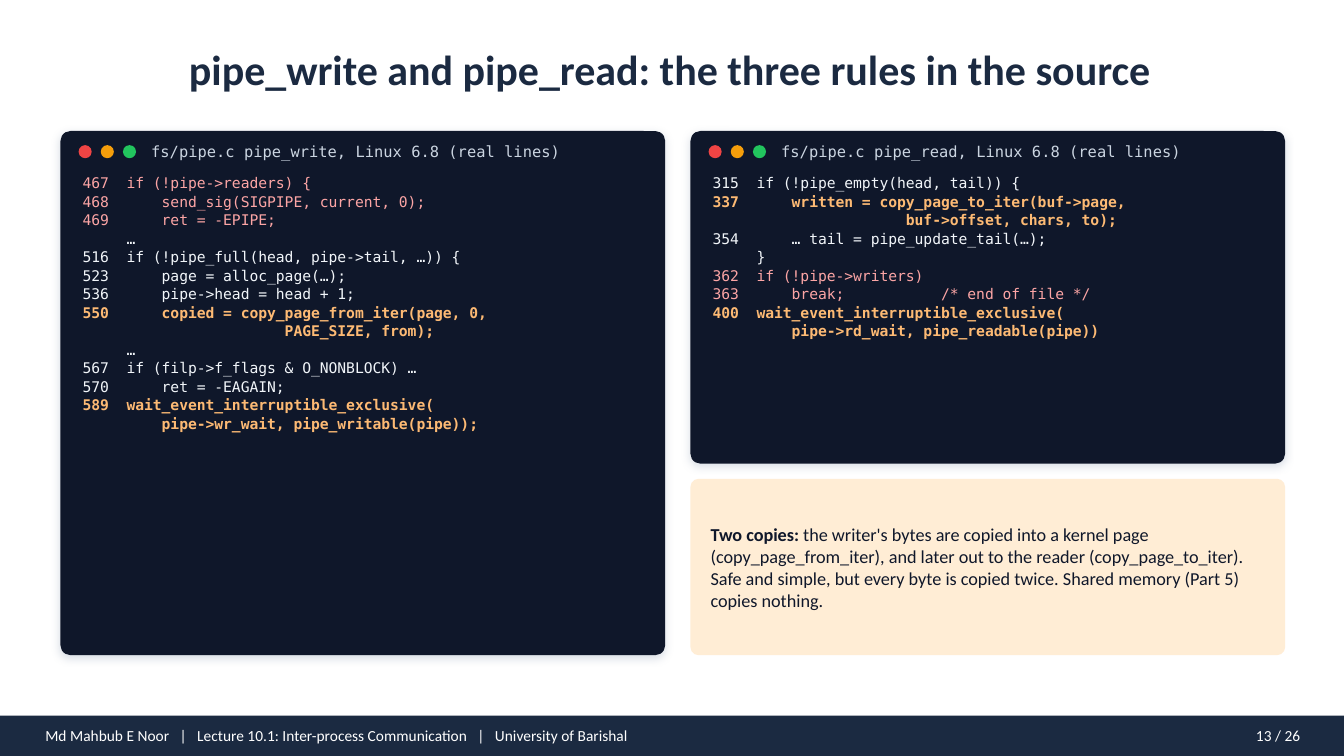
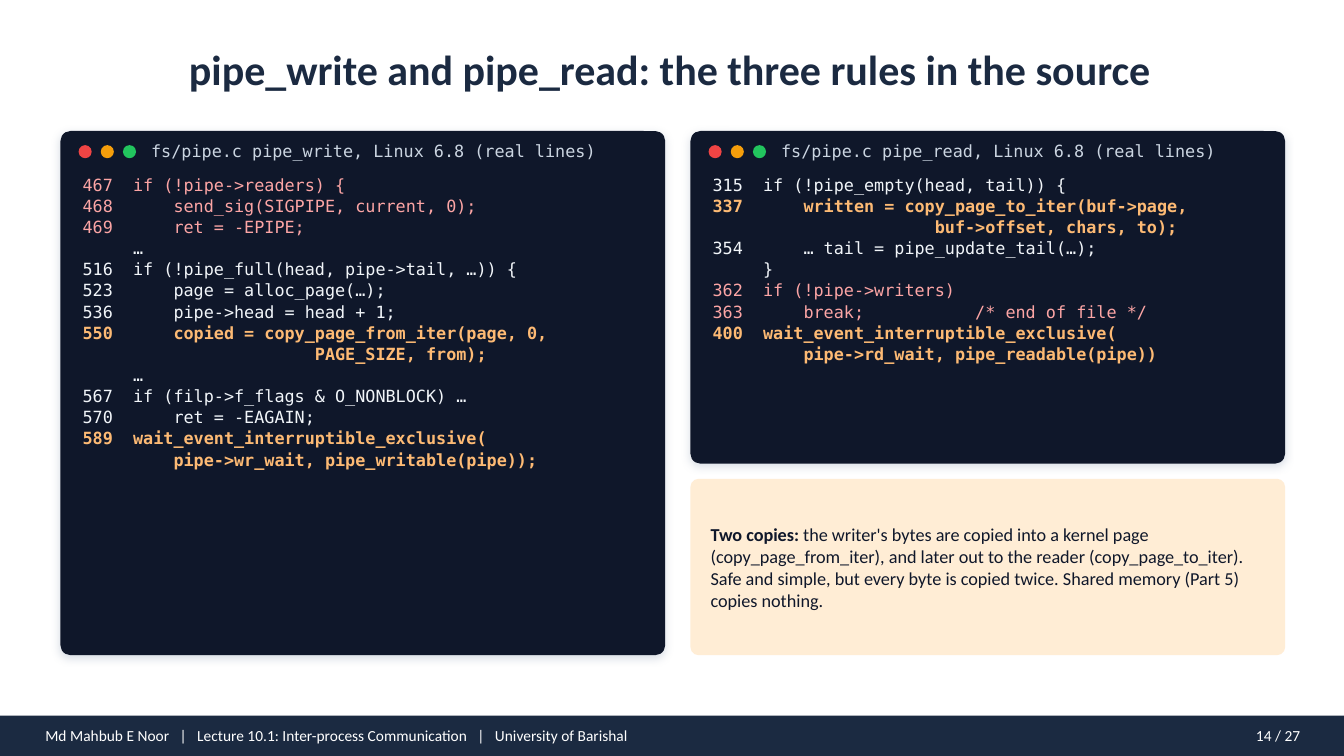
Before and after one commit to mahbubnoor/Introduction-to-system-programming, a slide deck: slide 14 of decks/lecture_10.1.pptx (slide 13 before the commit). Drawn at 1344x756 pixels with LibreOffice and Linux fonts; fonts in the diff are those of the drawing. Boxes give left, top, right and bottom in pixels: in the first picture for what was removed or moved away, otherwise in the second. Text is boxed around its words. In the diff, an @@ line names an element or a change of style, - is before the commit and + after.

```diff
--- a/decks/lecture_10.1.pptx
+++ b/decks/lecture_10.1.pptx
@@ text "fs/pipe.c pipe_write, Linux 6.8 (real ..." at (151,144,596,161): size 11 to 12 pt @@
@@ text "fs/pipe.c pipe_read, Linux 6.8 (real ..." at (781,144,1216,161): size 11 to 12 pt @@
@@ text "467 if (!pipe->readers) {" at (83,178,547,470): size 10.5 to 12 pt @@
@@ text "315 if (!pipe_empty(head, tail)) {" at (713,178,1188,364): size 10.5 to 12 pt @@
@@ text at (1256,731,1301,741): text changed @@
-13 / 26
+14 / 27
```
Also in this commit, not shown: 25 other slides changed, 1 slide added, 25 other files.
